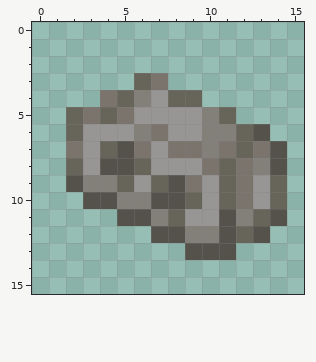
One commit to this pixel-art sprite: artwork/materials/concrete.png. The picture above is the old version.
The file is 16x16 pixels.
The same view after the edit:
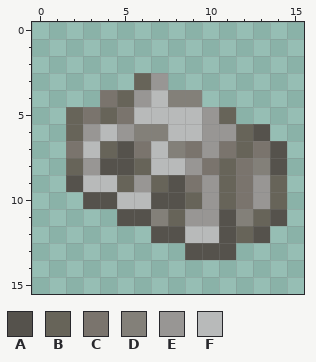
Palette (. is transparent): A #55524c  B #676459  C #7a746d  D #838079  E #989694  F #b8baba
The edit:
The edit turns colour B into colour D in row 4 at x 8 to 9.
The edit turns colour C into colour D in row 6 at x 7; in row 7 at x 8.
The edit turns colour C into colour E in row 3 at x 7.
The edit turns colour D into colour E in row 4 at x 6; in row 5 at x 10; in row 6 at x 10 to 11; in row 7 at x 10.
The edit turns colour D into colour F in row 9 at x 3 to 4; in row 10 at x 5 to 6; in row 12 at x 9 to 10.
The edit turns colour E into colour F in row 4 at x 7; in row 5 at x 6 to 9; in row 6 at x 4 and 8 to 9; in row 7 at x 3 and 7; in row 8 at x 7 to 8.
Changed places in both pictures, as pixel boxes (x1, y1, x2, y2):
changed: (83, 73, 236, 243)
